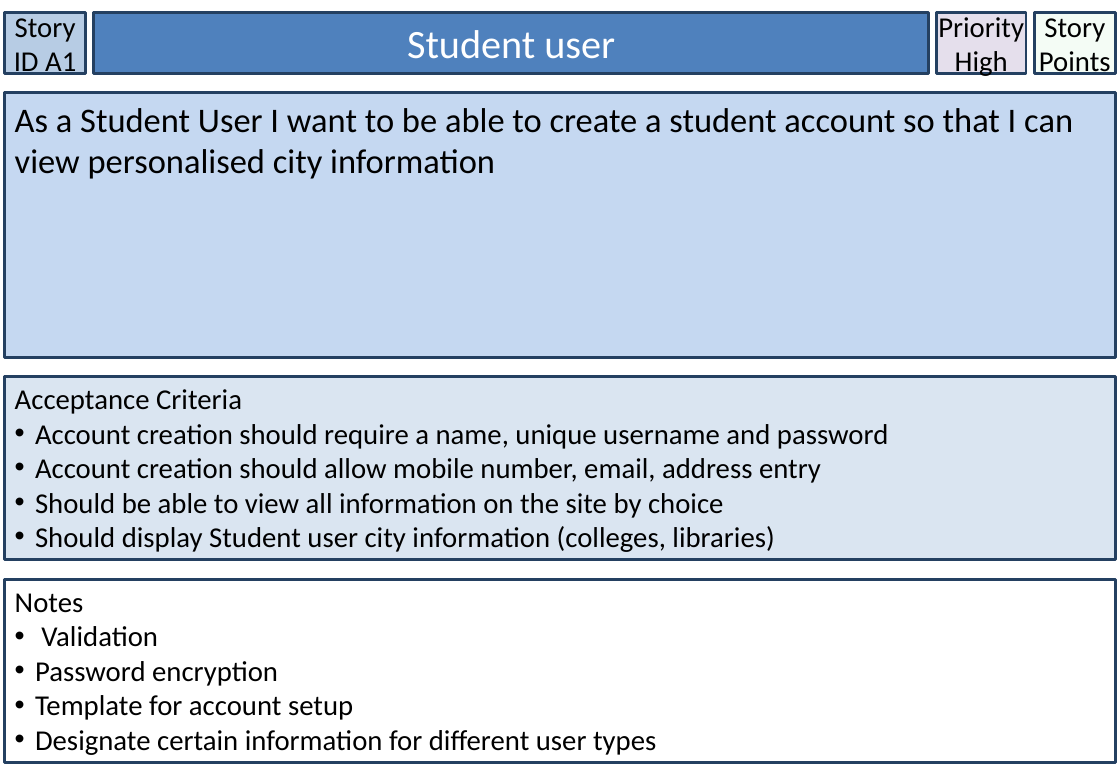
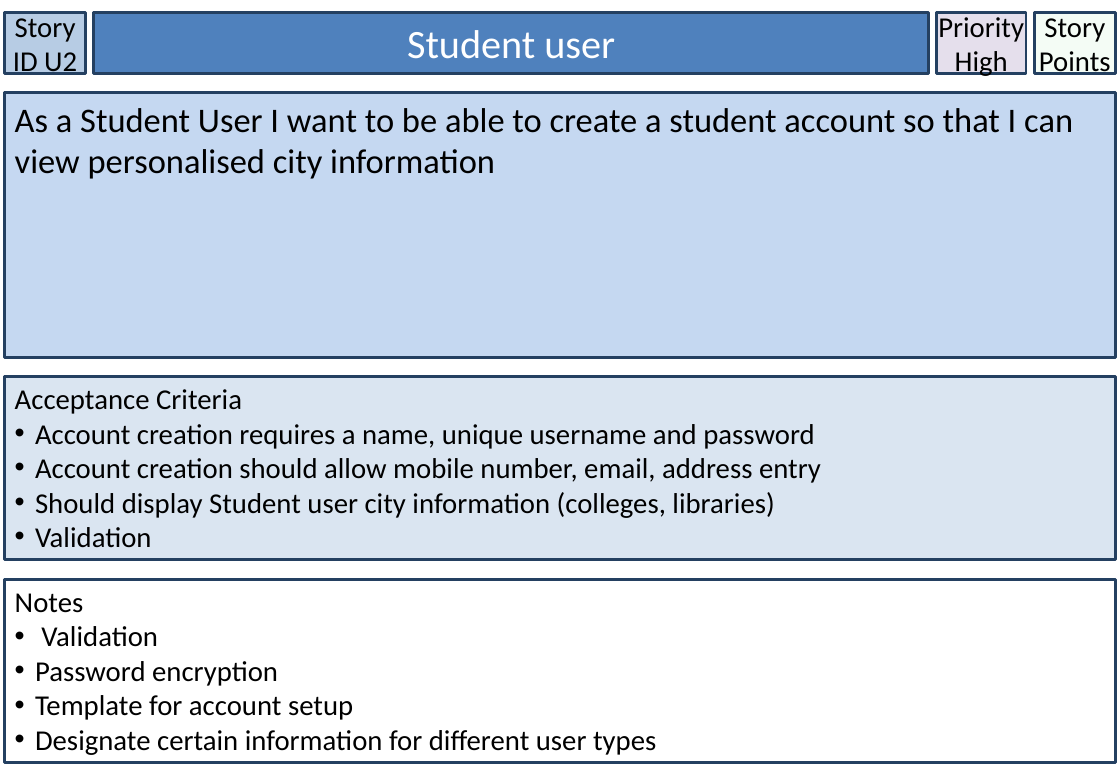
Before and after one commit to LaineBuraga/Discover-Brisbane, a slide deck: slide 3 of User Stories.pptx. Drawn at 1120x775 pixels with LibreOffice and Linux fonts; fonts in the diff are those of the drawing. Boxes give left, top, right and bottom in pixels: in the first picture for what was removed or moved away, otherwise in the second. Text is boxed around its words. In the diff, an @@ line names an element or a change of style, - is before the commit and + after.

```diff
--- a/User Stories.pptx
+++ b/User Stories.pptx
@@ text in rectangle at [13,13,77,78]: text changed @@
-Story ID A1
+Story ID U2
@@ text in rectangle at [35,424,814,449]: text changed @@
-• Account creation should require a name, unique username and password
+• Account creation requires a name, unique username and password
@@ text in rectangle at [35,493,723,518]: paragraph removed @@
-• Should be able to view all information on the site by choice
@@ text in rectangle at [35,527,152,548]: paragraph added @@
+• Validation
```
Also in this commit, not shown: 15 other slides changed, 1 slide added, 1 other file.
